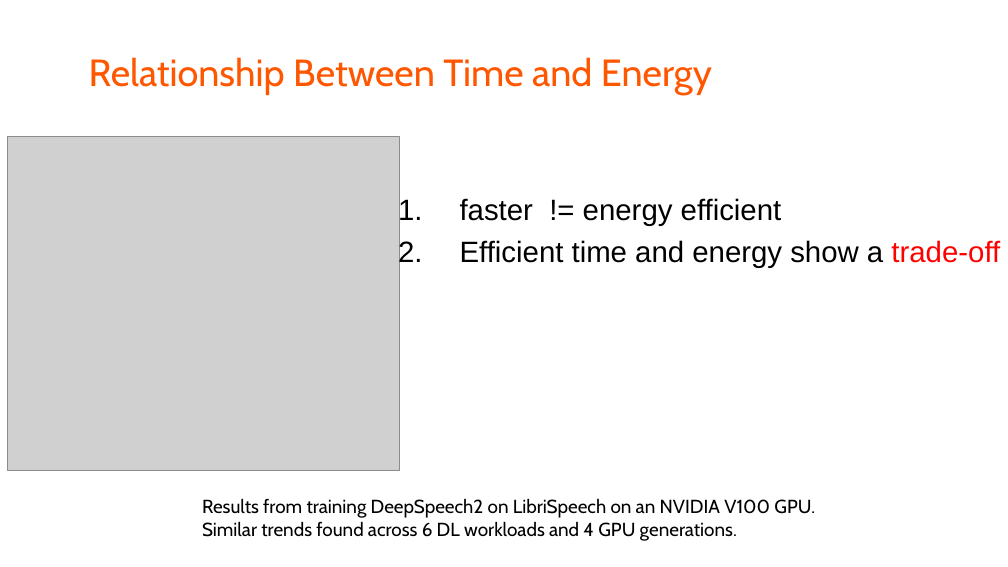
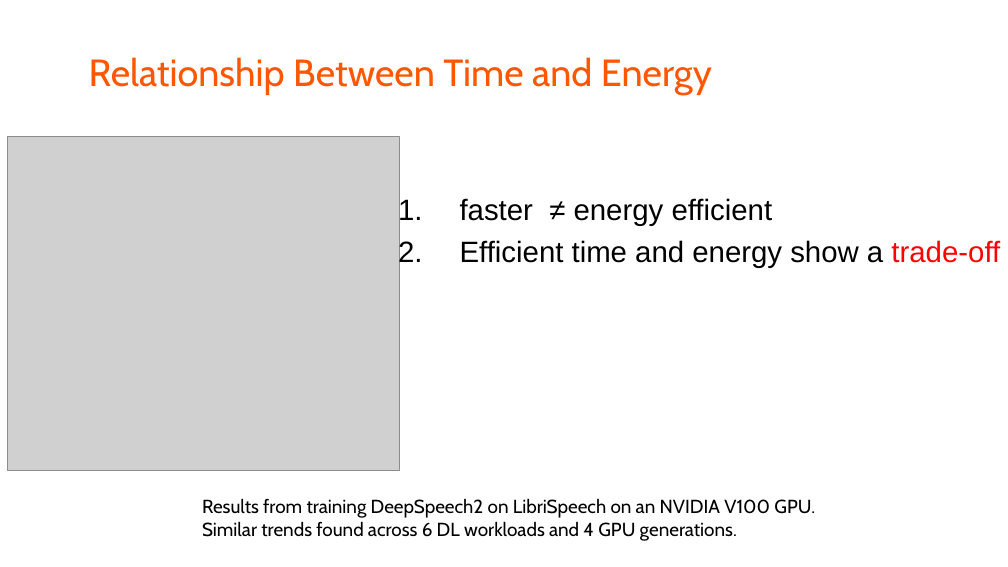
Before and after one commit to LukeLIN-web/CS345, a slide deck: slide 13 of paperview/zeuspresentation.pptx. Drawn at 1008x567 pixels with LibreOffice and Linux fonts; fonts in the diff are those of the drawing; grey boxes stand for pictures. Boxes give left, top, right and bottom in pixels: in the first picture for what was removed or moved away, otherwise in the second. Text is boxed around its words. In the diff, an @@ line names an element or a change of style, - is before the commit and + after.

```diff
--- a/paperview/zeuspresentation.pptx
+++ b/paperview/zeuspresentation.pptx
@@ text at (460, 198, 773, 226): text changed @@
-1. faster != energy efficient
+1. faster ≠ energy efficient
```
Also in this commit, not shown: 16 other slides changed, 17 slides added, 6 slides removed, 8 other files.
